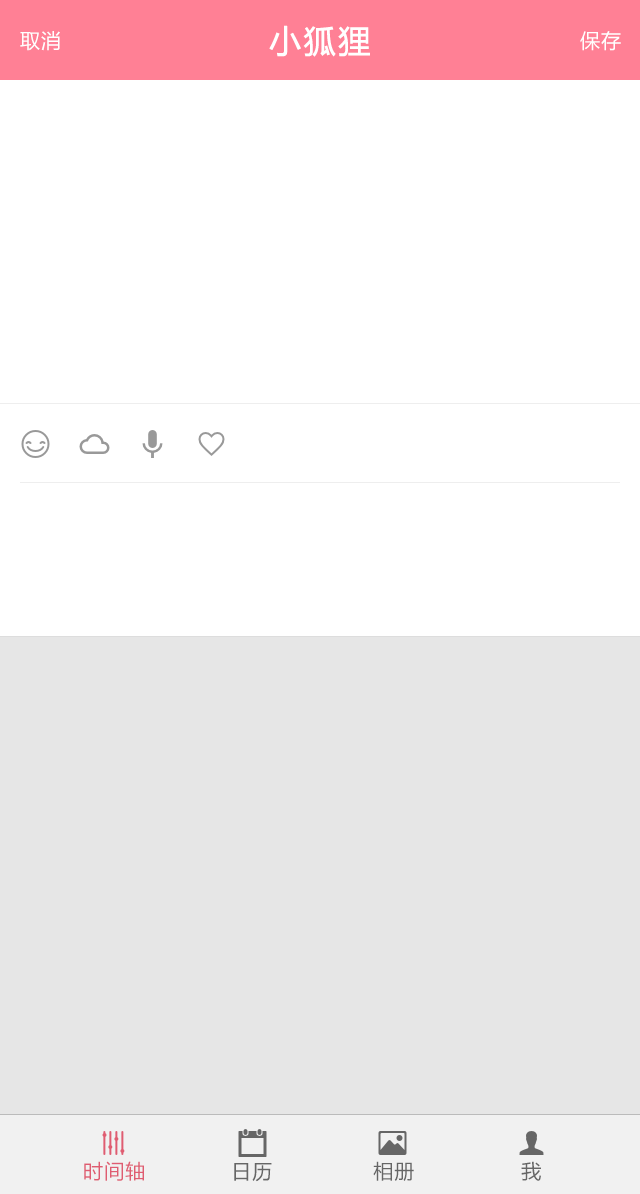
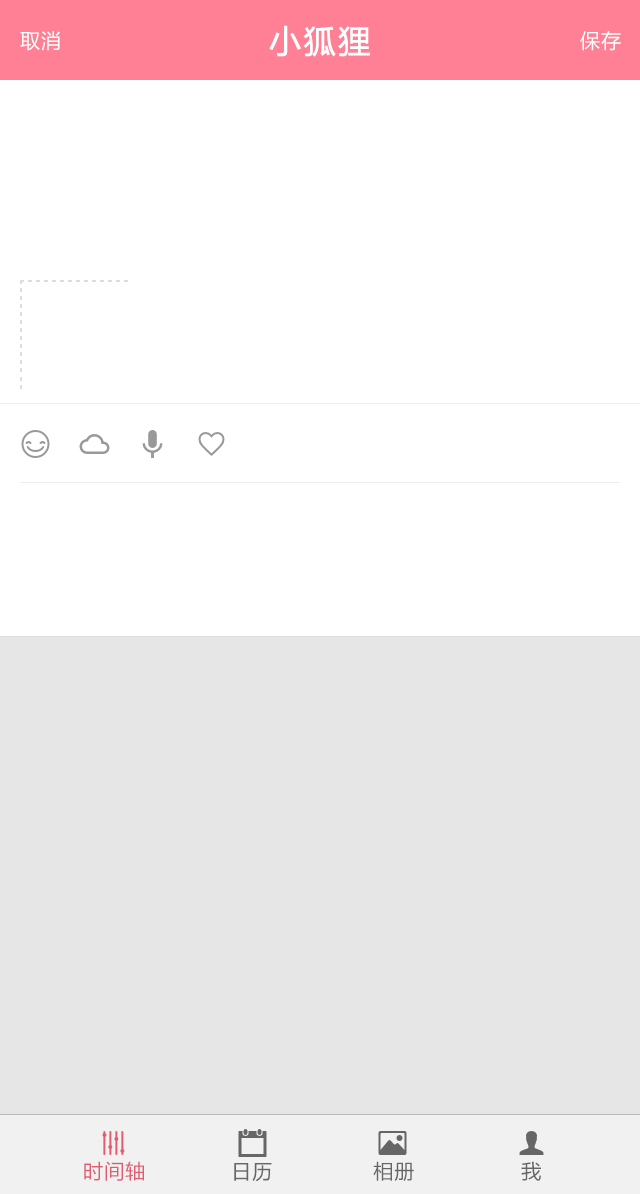
Two versions of the same layered image (640 × 1194). Layer-by-layer changes:
painted on "图层 37" over <box>20,280,128,389</box>
